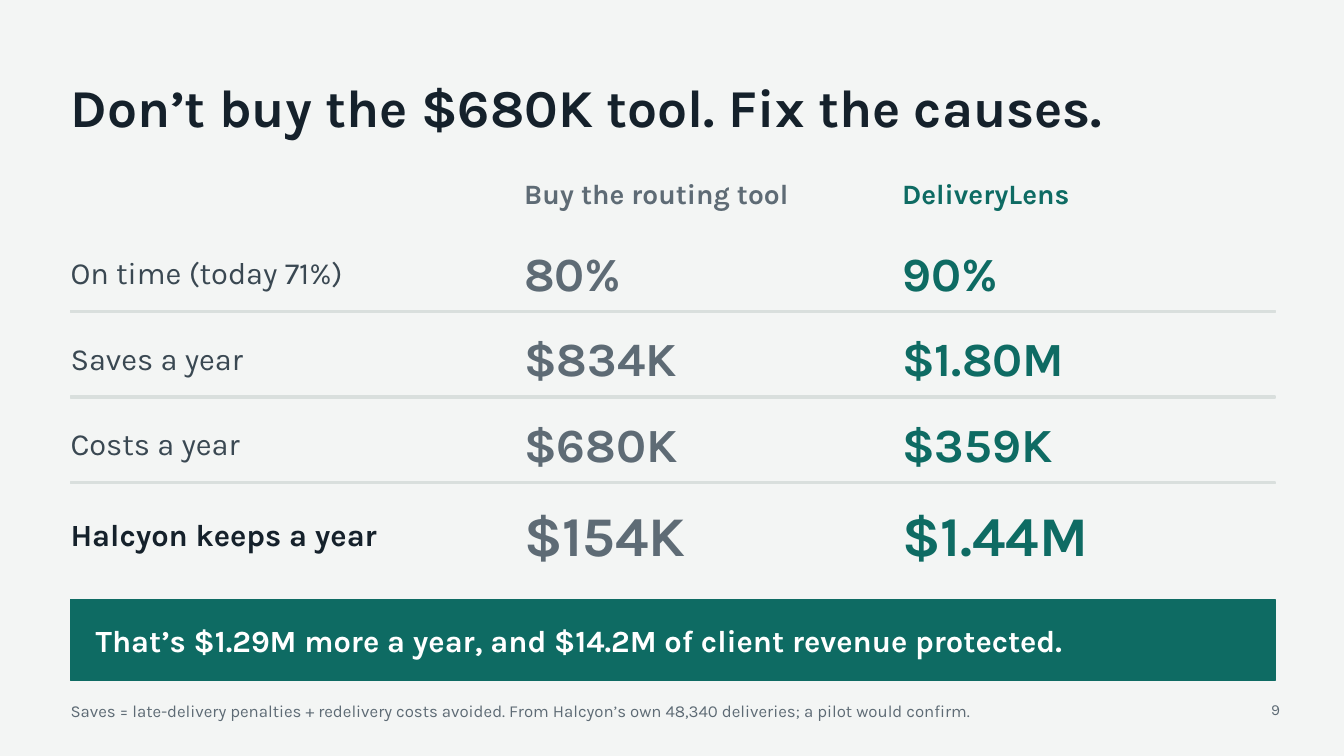
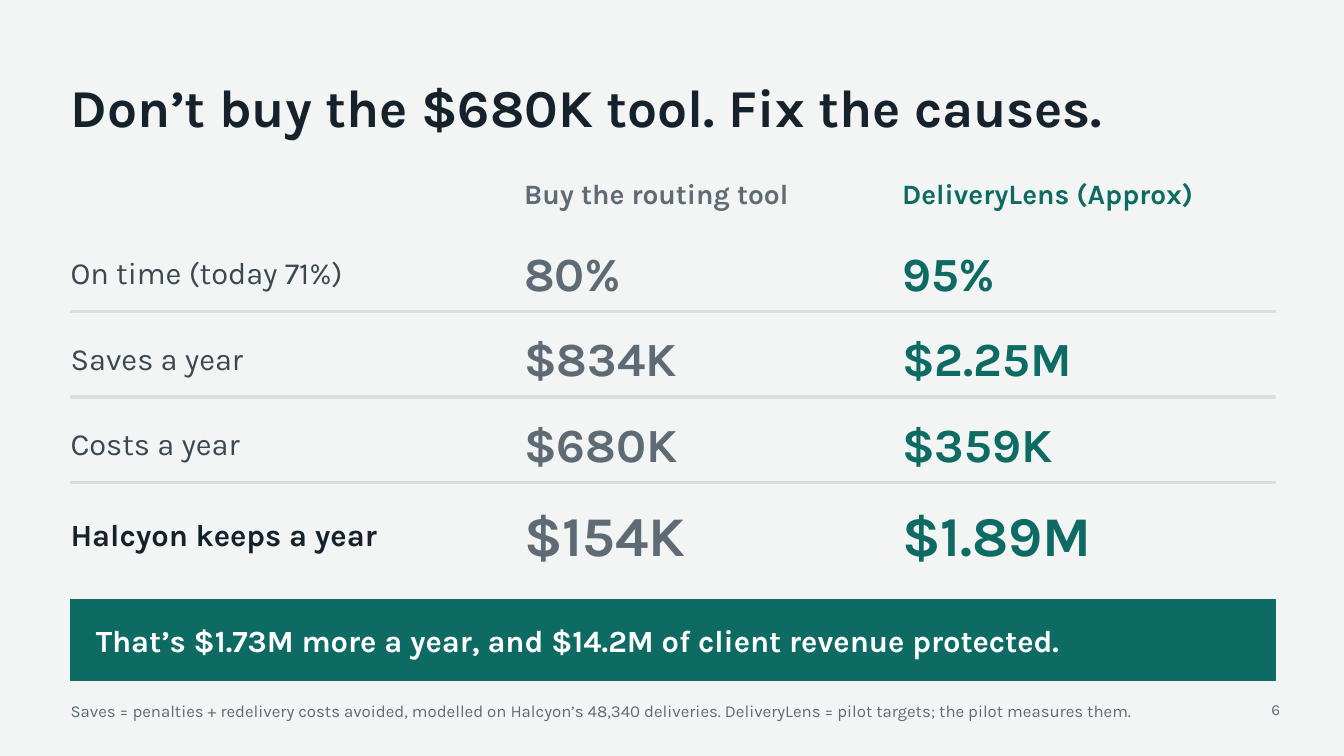
Before and after one commit to saimuthiki/halcyon-deliverylens, a slide deck: slide 6 of deck/DeliveryLens-pitch.pptx (slide 9 before the commit). Drawn at 1344x756 pixels with LibreOffice and Linux fonts; fonts in the diff are those of the drawing. Boxes give left, top, right and bottom in pixels: in the first picture for what was removed or moved away, otherwise in the second. Text is boxed around its words. In the diff, an @@ line names an element or a change of style, - is before the commit and + after.

```diff
--- a/deck/DeliveryLens-pitch.pptx
+++ b/deck/DeliveryLens-pitch.pptx
@@ text at bbox=[902, 183, 1192, 211]: text changed @@
-DeliveryLens
+DeliveryLens (Approx)
@@ text at bbox=[902, 259, 995, 292]: text changed @@
-90%
+95%
@@ text at bbox=[902, 341, 1072, 381]: text changed @@
-$1.80M
+$2.25M
@@ text at bbox=[902, 514, 1092, 562]: text changed @@
-$1.44M
+$1.89M
@@ text at bbox=[96, 629, 1059, 660]: text changed @@
-That’s $1.29M more a year, and $14.2M of client revenue protected.
+That’s $1.73M more a year, and $14.2M of client revenue protected.
@@ text at bbox=[71, 705, 1131, 721]: text changed @@
-Saves = late-delivery penalties + redelivery costs avoided. From Halcyon’s own 48,340 deliveries; a pilot would confirm.
+Saves = penalties + redelivery costs avoided, modelled on Halcyon’s 48,340 deliveries. DeliveryLens = pilot targets; the pilot measures them.
@@ text at bbox=[1271, 705, 1280, 715]: text changed @@
-9
+6
```
Also in this commit, not shown: 6 other slides changed, 8 slides added, 5 slides removed, 7 other files.
